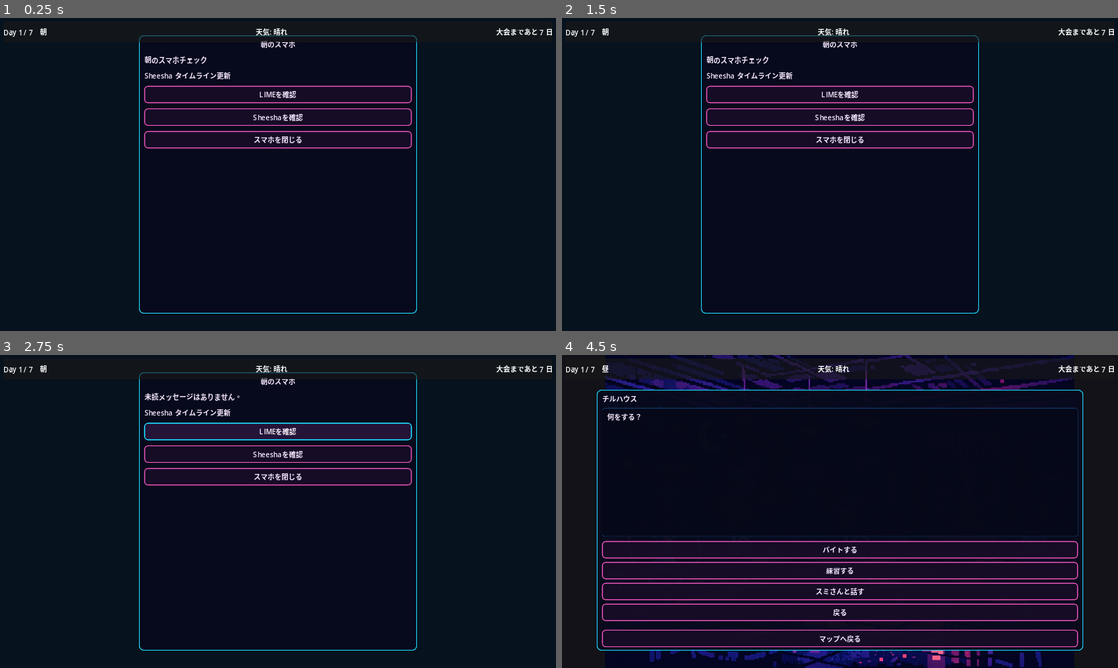
Above: before the commit, frames 1-4 (two rows, left to right).
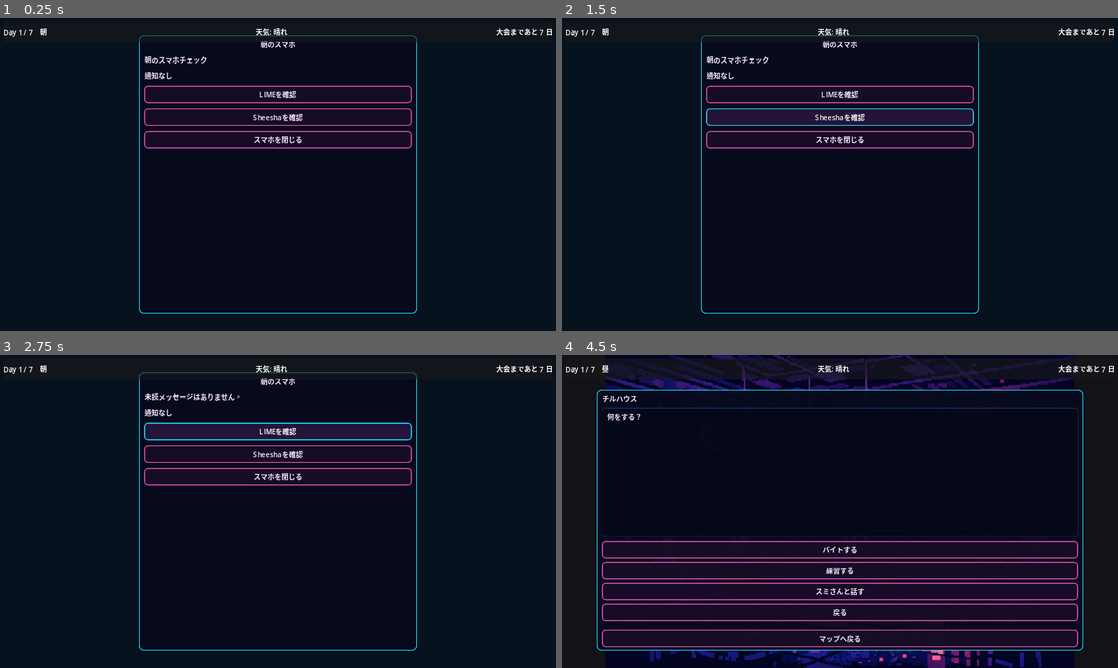
Above: after the commit, the same moments.

Repository: haseatsu114514-dot/shisha-game
Game: Godot game, scene res://scenes/daily/morning_phone.tscn
Two runs of this game, one before a commit and one after it. Both use one fixed random seed, a clock stepped at 60 frames per second and the inputs below. This scene is started directly instead of the project's main scene.
Inputs (mouse positions are in pixels of both pictures, inside the frame that each line leads up to):
- Up to frame 1 (0.25 s): no input
- Up to frame 2 (1.5 s): click "Sheeshaを確認" at 0.5 s; click (840, 249) at 1.25 s, where only the run before the commit has a clickable "閉じる"
- Up to frame 3 (2.75 s): click "LIMEを確認" at 2 s
- Up to frame 4 (4.5 s): click "スマホを閉じる" at 2.75 s; click (701, 536) at 3.52 s; click "OK" at 4.25 s

The runs differ from the first frame. In frame 1, 0.2% of the frame differs, in the area x 26-42%, y 17-20%; in frame 2, 0.4%, in the area x 25-75%, y 17-35%; in frame 3, 0.2%; in frame 4, less than 0.1%.

Commit message:
SNS削除・好感度5段階化・秘伝レシピシステム追加
### SNSシステム完全削除
- Sheeshaタイムライン機能をmorning_phone.gdから除去
- data/sheesha_posts.json削除
- brandファイルからSNSセクション削除
- LIMEのみの通信システムに統一

### 好感度5段階システム（ペルソナ5方式）
- affinity_manager.gdを全面改修
  - 5段階（Lv1〜Lv5）、行動1コマ消費で+1
  - spend_time_with()メソッド追加
  - 恋愛フラグ管理（set_romance/is_in_romance）
  - 2股判定（is_two_timing）
- 女性キャラ（きらら、つむぎ、あげは）はLv5で恋愛選択
- 2股以上で主人公の煙が不安定になる演出

### 秘伝レシピシステム
- data/secret_recipes.json新規作成（6キャラ分）
- 各レシピにフレーバー名・g数・哲学・台詞・ゲーム効果を定義

Ch1秘伝レシピ:
  なる「禁断のスイートタイム」バニラ4+ブルーベリー3+マンゴー3+ミント2
  アダム「楽園の一服」DA12g（3層パッキング：粗4→ふわ4→密4）
  きらら「オーロラ・ドリーム」マンゴー4+パイナップル3+ココナッツ3+バニラ2
  つむぎ「夜のスケッチ」ブルーベリー5+バニラ4+ミント3

Ch2秘伝レシピ:
  リュウジ「不死鳥」DA4+ミント4+パイナップル4
  あげは「ヴァイブス・カクテル」全部3gずつ均等配合

Co-authored-by: haseatsu114514-dot <haseatsu114514-dot@users.noreply.github.com>

Diff:
--- /dev/null
+++ b/data/secret_recipes.json
@@ -0,0 +1,97 @@
+{
+  "recipes": [
+    {
+      "id": "naru_secret",
+      "character": "naru",
+      "unlock_level": 5,
+      "name": "禁断のスイートタイム",
+      "total_grams": 12,
+      "composition": [
+        {"flavor": "vanilla", "grams": 4},
+        {"flavor": "blueberry", "grams": 3},
+        {"flavor": "mango", "grams": 3},
+        {"flavor": "mint", "grams": 2}
+      ],
+      "philosophy": "お菓子系は"甘さの重ね方"が命。バニラで土台を作って、フルーツで色を乗せる。ミントは最後の仕上げ。多すぎると台無し",
+      "dialogue": "これ、俺が一番自信あるミックス。バニラ4、ブルーベリー3、マンゴー3、ミント2。合計12g。……教えたの、お前が初めてだからな",
+      "effect": "お菓子系審査員に高評価ボーナス"
+    },
+    {
+      "id": "adam_secret",
+      "character": "adam",
+      "unlock_level": 5,
+      "name": "楽園の一服（エデン・スペシャル）",
+      "total_grams": 12,
+      "composition": [
+        {"flavor": "double_apple", "grams": 12, "note": "3層パッキング：底4g粗詰め→中4gふわっと→上4g密詰め"}
+      ],
+      "philosophy": "一つの味の中に旅を作る。密度を変えれば同じフレーバーでも違う顔を見せる。吸い始めから吸い終わりまで、飽きさせない",
+      "dialogue": "……ダブルアップル12g。全部同じだと思うだろ。底は4g粗く詰めろ。中は4gふわっと。上は4gきつめに。……吸えば分かる",
+      "effect": "DA特化ボーナス＋パッキング精度補正"
+    },
+    {
+      "id": "kirara_secret",
+      "character": "kirara",
+      "unlock_level": 5,
+      "name": "オーロラ・ドリーム",
+      "total_grams": 12,
+      "composition": [
+        {"flavor": "mango", "grams": 4},
+        {"flavor": "pineapple", "grams": 3},
+        {"flavor": "coconut", "grams": 3},
+        {"flavor": "vanilla", "grams": 2}
+      ],
+      "philosophy": "映えるだけじゃダメ。でも映えないのもダメ。見た目も味も両方本気。妥協するなら可愛くない方を捨てなさい",
+      "dialogue": "マンゴー4、パイナップル3、ココナッツ3、バニラ2。トロピカルだけど甘すぎない。……これ、私の勝負レシピだから。秘密よ？",
+      "effect": "一般投票ボーナス＋フレーバースコア補正"
+    },
+    {
+      "id": "tsumugi_secret",
+      "character": "tsumugi",
+      "unlock_level": 5,
+      "name": "夜のスケッチ",
+      "total_grams": 12,
+      "composition": [
+        {"flavor": "blueberry", "grams": 5},
+        {"flavor": "vanilla", "grams": 4},
+        {"flavor": "mint", "grams": 3}
+      ],
+      "philosophy": "作り手の哲学じゃなく、吸い手の好み。「この組み合わせが一番落ち着く」という客の声そのもの",
+      "dialogue": "……私がチルハウスでいつも頼む組み合わせ。ブルーベリー5、バニラ4、ミント3。はじめさんが作ると……なんか、違うんです。同じ配合なのに",
+      "effect": "洞察ボーナス＋審査員の好感度補正"
+    },
+    {
+      "id": "ryuji_secret",
+      "character": "ryuji",
+      "unlock_level": 5,
+      "chapter": 2,
+      "name": "不死鳥（フェニックス）",
+      "total_grams": 12,
+      "composition": [
+        {"flavor": "double_apple", "grams": 4},
+        {"flavor": "mint", "grams": 4},
+        {"flavor": "pineapple", "grams": 4}
+      ],
+      "philosophy": "強い素材をぶつけ合わせる。それでもまとまるのは、全部に敬意を払ってるから。力でねじ伏せるんじゃない、全部を活かす",
+      "dialogue": "DA4、ミント4、パイナップル4！！ 全部同じ量だ！！ どれも主役！！ ぶつかるだろ？ でもな、ぶつかった先にしかねえ味がある！！",
+      "effect": "度胸ボーナス＋プレゼンスコア補正"
+    },
+    {
+      "id": "ageha_secret",
+      "character": "ageha",
+      "unlock_level": 5,
+      "chapter": 2,
+      "name": "ヴァイブス・カクテル",
+      "total_grams": 12,
+      "composition": [
+        {"flavor": "mango", "grams": 3},
+        {"flavor": "blueberry", "grams": 3},
+        {"flavor": "coconut", "grams": 3},
+        {"flavor": "mint", "grams": 3}
+      ],
+      "philosophy": "全部3gずつ。均等。どれも主役にしない。どれも脇役にしない。迷ったらこれ。なんでか分かんないけど、これだけは外れたことない",
+      "dialogue": "レシピ？ そんなの──って言いたいけど、一つだけあるんだよね。全部3gずつ。マンゴー、ブルーベリー、ココナッツ、ミント。……なんで美味しいかは聞かないで。分かんないから",
+      "effect": "感覚ボーナス＋ランダム高評価発生率UP"
+    }
+  ]
+}
--- a/data/sheesha_posts.json
+++ /dev/null
@@ -1,25 +0,0 @@
-{
-  "posts": [
-    {
-      "id": "sheesha_day1",
-      "day": 1,
-      "author": "packii_official",
-      "text": "地方大会まであと7日♪ 出場者のみなさん頑張ってね♪",
-      "insight_bonus_text": "パッキー公式が大会の空気を作ってる…これは演出戦略かも。"
-    },
-    {
-      "id": "sheesha_day4",
-      "day": 4,
-      "author": "naru",
-      "text": "練習きつい。でも絶対勝つ",
-      "insight_bonus_text": "言葉は短いけど、追い込みの質が高いタイプだ。"
-    },
-    {
-      "id": "sheesha_day6",
-      "day": 6,
-      "author": "adam",
-      "text": "ダブルアップル",
-      "insight_bonus_text": "ここまで一本化してるなら、逆に崩しづらい。"
-    }
-  ]
-}
--- a/data/tips.json
+++ b/data/tips.json
@@ -1,6 +1,6 @@
 {
   "tips": [
-    "洞察が高いとSNS投稿から追加情報を読み取れる。",
+    "洞察が高いとバイト中に審査員のクセを見抜ける。",
     "バイトでの会話選択は、技術だけでなく魅力や洞察にも影響する。",
     "ライバルの店はDay2から解放。早めに情報を集めると有利。",
     "所持金はフレーバー購入だけでなく機材更新にも使う。",
--- a/scripts/autoload/affinity_manager.gd
+++ b/scripts/autoload/affinity_manager.gd
@@ -1,11 +1,15 @@
 extends Node
 
+const MAX_LEVEL := 5
+
 const DEFAULT_AFFINITIES := {
-	"naru": {"level": 0, "lime_exchanged": false, "met": false},
-	"adam": {"level": 0, "lime_exchanged": false, "met": false},
-	"kirara": {"level": 0, "lime_exchanged": false, "met": false},
-	"tsumugi": {"level": 0, "lime_exchanged": false, "met": false},
+	"naru": {"level": 0, "lime_exchanged": false, "met": false, "romance": false},
+	"adam": {"level": 0, "lime_exchanged": false, "met": false, "romance": false},
+	"kirara": {"level": 0, "lime_exchanged": false, "met": false, "romance": false},
+	"tsumugi": {"level": 0, "lime_exchanged": false, "met": false, "romance": false},
 }
+
+const ROMANCE_CANDIDATES := ["kirara", "tsumugi", "ageha"]
 
 var affinities: Dictionary = DEFAULT_AFFINITIES.duplicate(true)
 
@@ -14,16 +18,52 @@
 	affinities = DEFAULT_AFFINITIES.duplicate(true)
 
 
-func add_affinity(char_id: String, amount: int) -> void:
+func spend_time_with(char_id: String) -> int:
 	if not affinities.has(char_id):
-		return
-	affinities[char_id]["level"] = maxi(0, int(affinities[char_id].get("level", 0)) + amount)
+		return -1
+	var current = int(affinities[char_id].get("level", 0))
+	if current >= MAX_LEVEL:
+		return current
+	affinities[char_id]["level"] = current + 1
+	return current + 1
 
 
-func get_affinity(char_id: String) -> int:
+func get_level(char_id: String) -> int:
 	if not affinities.has(char_id):
 		return 0
 	return int(affinities[char_id].get("level", 0))
+
+
+func is_max_level(char_id: String) -> bool:
+	return get_level(char_id) >= MAX_LEVEL
+
+
+func is_romance_candidate(char_id: String) -> bool:
+	return char_id in ROMANCE_CANDIDATES
+
+
+func set_romance(char_id: String, value: bool = true) -> void:
+	if not affinities.has(char_id):
+		return
+	affinities[char_id]["romance"] = value
+
+
+func is_in_romance(char_id: String) -> bool:
+	if not affinities.has(char_id):
+		return false
+	return bool(affinities[char_id].get("romance", false))
+
+
+func get_romance_count() -> int:
+	var count = 0
+	for char_id in affinities.keys():
+		if bool(affinities[char_id].get("romance", false)):
+			count += 1
+	return count
+
+
+func is_two_timing() -> bool:
+	return get_romance_count() >= 2
 
 
 func exchange_lime(char_id: String) -> void:
@@ -59,6 +99,14 @@
 	return result
 
 
+func add_affinity(char_id: String, amount: int) -> void:
+	spend_time_with(char_id)
+
+
+func get_affinity(char_id: String) -> int:
+	return get_level(char_id)
+
+
 func to_save_data() -> Dictionary:
 	return affinities.duplicate(true)
 
--- a/scripts/daily/morning_phone.gd
+++ b/scripts/daily/morning_phone.gd
@@ -2,16 +2,11 @@
 
 @onready var info_label: Label = %InfoLabel
 @onready var notification_label: Label = %NotificationLabel
-@onready var post_panel: PanelContainer = %PostPanel
-@onready var post_text_label: RichTextLabel = %PostTextLabel
-
 var _today_messages: Array = []
-var _today_post: Dictionary = {}
 
 
 func _ready() -> void:
 	GameManager.play_daily_bgm()
-	post_panel.visible = false
 
 	if CalendarManager.is_tournament_day():
 		info_label.text = "Day %d 大会当日！\nTo be continued..." % CalendarManager.current_day
@@ -28,7 +23,6 @@
 		info_label.text = "朝のスマホチェック"
 
 	_today_messages = _load_today_lime_messages()
-	_today_post = _load_today_post()
 	_update_notifications()
 
 
@@ -63,33 +57,11 @@
 	return true
 
 
-func _load_today_post() -> Dictionary:
-	if not FileAccess.file_exists("res://data/sheesha_posts.json"):
-		return {}
-	var file = FileAccess.open("res://data/sheesha_posts.json", FileAccess.READ)
-	if file == null:
-		return {}
-	var parsed = JSON.parse_string(file.get_as_text())
-	file.close()
-	if typeof(parsed) != TYPE_DICTIONARY:
-		return {}
-
-	for post in parsed.get("posts", []):
-		if int(post.get("day", -1)) == CalendarManager.current_day:
-			return post
-	return {}
-
-
 func _update_notifications() -> void:
-	var lines: Array[String] = []
 	if _today_messages.size() > 0:
-		lines.append("LIME 未読 %d件" % _today_messages.size())
-	if not _today_post.is_empty():
-		lines.append("Sheesha タイムライン更新")
-	if lines.is_empty():
+		notification_label.text = "LIME 未読 %d件" % _today_messages.size()
+	else:
 		notification_label.text = "通知なし"
-		return
-	notification_label.text = "\n".join(lines)
 
 
 func _on_lime_button_pressed() -> void:
@@ -102,23 +74,6 @@
 	get_tree().change_scene_to_file("res://scenes/ui/lime_screen.tscn")
 
 
-func _on_sheesha_button_pressed() -> void:
-	if CalendarManager.is_tournament_day():
-		return
-	if _today_post.is_empty():
-		info_label.text = "今日はタイムライン更新なし。"
-		return
-
-	var text = "[%s]\n%s" % [str(_today_post.get("author", "unknown")), str(_today_post.get("text", ""))]
-	if PlayerData.stat_insight >= 30:
-		text += "\n\n洞察メモ: %s" % str(_today_post.get("insight_bonus_text", ""))
-	post_text_label.text = text
-	post_panel.visible = true
-
-
-func _on_post_close_button_pressed() -> void:
-	post_panel.visible = false
-
 
 func _on_close_phone_button_pressed() -> void:
 	if CalendarManager.is_tournament_day():
Not shown, changed: brand/brand
